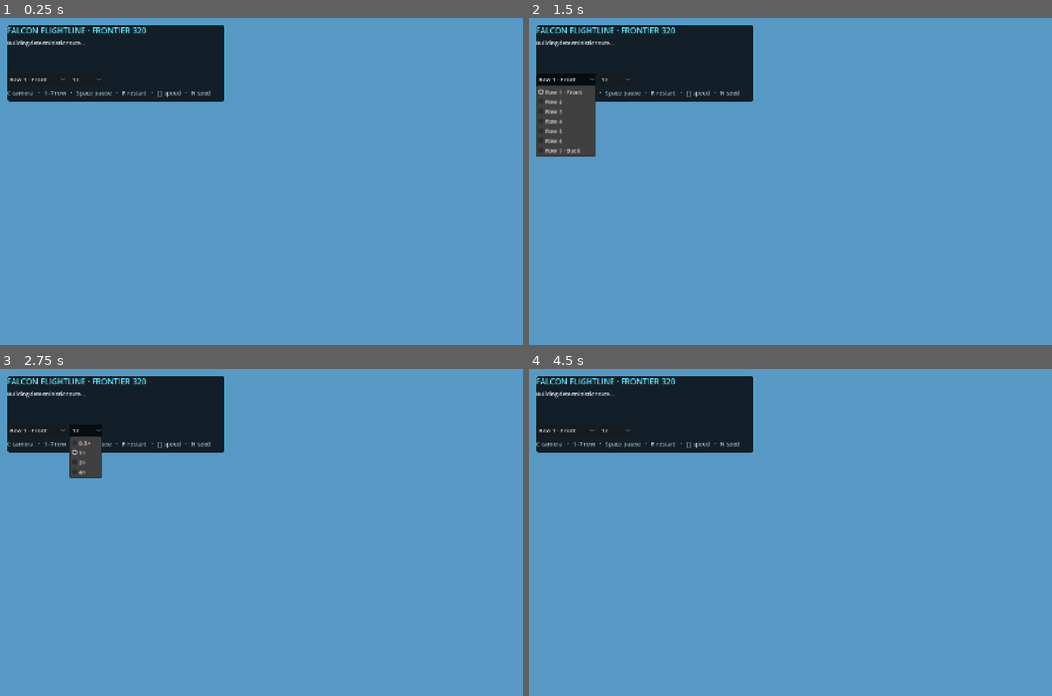
Above: before the commit, frames 1-4 (two rows, left to right).
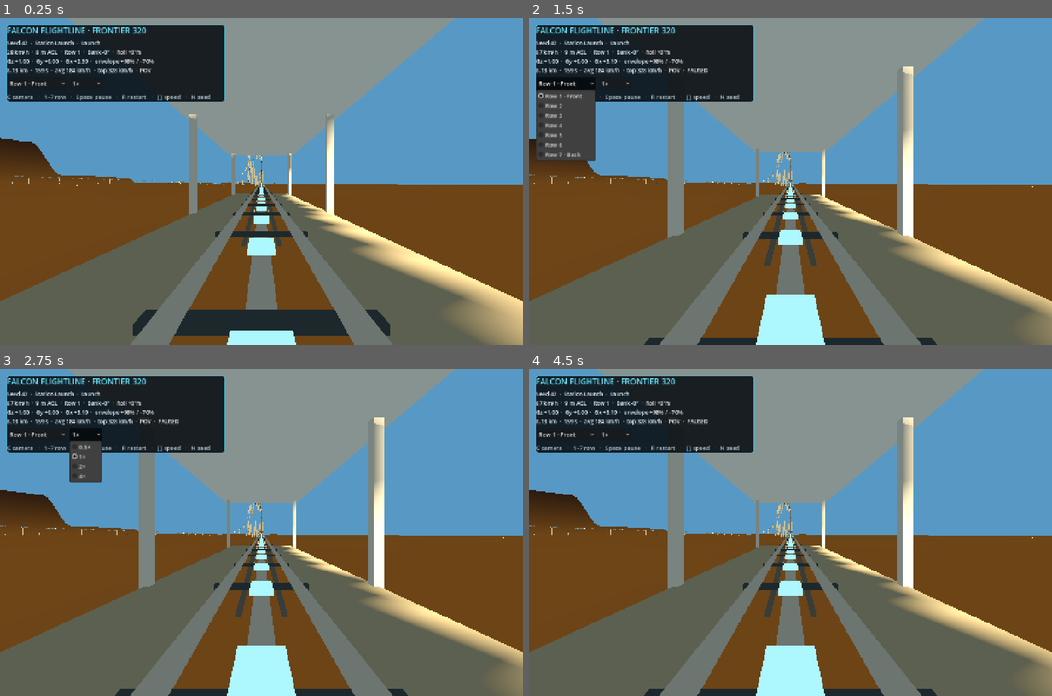
Above: after the commit, the same moments.

Repository: Banrs/Vibe-Coaster
Game: Godot game, scene res://main.tscn
Same seed, same stepped clock (60 frames per second), same inputs: the game is played once before the commit and once after it.
Inputs (mouse positions are in pixels of both pictures, inside the frame that each line leads up to):
- Up to frame 1 (0.25 s): no input
- Up to frame 2 (1.5 s): tap Enter at 0.5 s; move the mouse to (905, 165) at 0.52 s; hold D 0.53-1.25 s; hold Q 0.53-1.25 s; click (905, 165) at 0.67 s; tap Space at 0.77 s; click "Row 1 · Front" at 1.25 s
- Up to frame 3 (2.75 s): click "1×" at 2 s
- Up to frame 4 (4.5 s): tap Space at 2.75, 4.25 s; drag from (685, 548) to (764, 597) at 2.77 s; tap Enter at 3.5 s; move the mouse to (842, 460) at 3.52 s; hold D 3.53-4.25 s; hold Shift 3.53-4.25 s; drag from (764, 597) to (633, 483) at 4.27 s

The runs differ from the first frame. In frame 1, 67% of the frame differs, in the area x 0-100%, y 0-100%; in frame 2, 68%; in frame 3, 68%; in frame 4, 68%.
Error before the commit: Invalid access to property or key 'positions' on a base object of type 'Dictionary'. (res://verify.gd:319)

Commit message:
feat: force-author return-turn-a into its declared band
Raise the first return turn from a 35 deg / 1.22 g arc to a 50-70 deg
bounded strongly banked turn (seed-42: 60 deg core, 2.0 g held), split
the roll-in into two equalised stages to stay inside the roll-rate
envelope, shorten the exit, and spend the role's remaining distance in
a counter-banked sweep that unwinds heading instead of adding length.
Promote the deterministic accepted calibration as the new RETURN_SEED.
All 15 seeds now land return-turn-a at 533.9-534.3 m inside the
declared 420-540 m band; full smoke gate green (route 8132 m, deep-seed
rows clean on loads/roll).

Co-Authored-By: Claude Fable 5 <noreply@anthropic.com>

Diff:
--- a/godot/ride_program.gd
+++ b/godot/ride_program.gd
@@ -19,12 +19,12 @@
 	"height_b_recovery_duration_s",
 ]
 const RETURN_SCALAR_BOUNDS := [
-	[30.0 * PI / 180.0, 52.0 * PI / 180.0], [1.0, 6.5],
+	[50.0 * PI / 180.0, 70.0 * PI / 180.0], [0.55, 6.00],
 	[0.35, 4.0], [60.0 * PI / 180.0, 80.0 * PI / 180.0],
-	[2.0, 12.0], [0.1, 2.0], [0.35, 4.0],
+	[2.0, 12.0], [0.1, 2.0], [0.35, 4.6],
 ]
-const RETURN_SEED := [0.615368689919713, 2.63418618072096, 1.54224626178183,
-	1.13441408936318, 5.54735395961309, 0.913756415135937, 3.54214844259106]
+const RETURN_SEED := [1.04746249688937, 1.25017790590635, 1.65507763577872,
+	1.0471975511966, 6.48573781566998, 0.996333175598368, 3.98838120528104]
 const RETURN_HEIGHT_B_PEAK_G := 3.15821137151466
 const RETURN_TRANSFER_BANK_BIAS_RAD := 7.5 * PI / 180.0
 const RETURN_TOTAL_LENGTH_BAND_M := Vector2(7800.0, 8200.0)
@@ -599,7 +599,7 @@
 	var authored := _return_spans(
 		RETURN_SEED if parameters.is_empty() else parameters, hand, initial_bank_rad)
 	var role_ids := ["turn-a", "height-airtime-a", "turn-b", "height-airtime-b"]
-	var role_ends := [6, 11, 14, 19]
+	var role_ends := [8, 13, 16, 21]
 	var first := 0
 	for role_index in 4:
 		for i in range(first, role_ends[role_index]):
@@ -620,10 +620,18 @@
 	var counter_transfer_bank_rad := -hand * (transfer_bank_rad - transfer_bank_bias_rad)
 	var transfer_mid_bank_rad := lerpf(
 		first_transfer_bank_rad, counter_transfer_bank_rad, 0.6 / 1.6)
+	var counter_transfer_normal := 1.0 / cos(counter_transfer_bank_rad)
 	var turn_a_normal := 1.0 / cos(turn_a_bank_rad)
 	var turn_b_normal := 1.0 / cos(turn_b_bank_rad)
-	var turn_a_entry_s := 1.1
-	var turn_a_roll := (hand * turn_a_bank_rad - initial_bank_rad) \
+	var turn_a_entry_s := 0.75
+	var turn_a_load_s := 0.65
+	var turn_a_bank_rad_signed := hand * turn_a_bank_rad
+	# The strongly banked turn-a cannot be reached in one compact pulse inside the roll-rate
+	# envelope, so the roll-in is split at the duration ratio that equalises both stages.
+	var turn_a_entry_mid_rad := turn_a_bank_rad_signed \
+		* (turn_a_entry_s / (turn_a_entry_s + turn_a_load_s))
+	var turn_a_entry_mid_normal := 1.0 / cos(turn_a_entry_mid_rad)
+	var turn_a_roll := (turn_a_entry_mid_rad - initial_bank_rad) \
 		/ (turn_a_entry_s * COMPACT_PULSE_AREA)
 	var turn_b_bank_rad_signed := -hand * turn_b_bank_rad
 	var turn_b_entry_mid_rad := turn_b_bank_rad_signed * (0.75 / 1.55)
@@ -632,16 +640,22 @@
 	var turn_b_exit_mid_normal := 1.0 / cos(turn_b_exit_mid_rad)
 	return [
 		Motion.span("raceway/turn-a/entry", turn_a_entry_s, "moving",
-			Motion.quintic(1.0, turn_a_normal), Motion.constant(0.0),
+			Motion.quintic(1.0, turn_a_entry_mid_normal), Motion.constant(0.0),
 			Motion.constant(0.0), Motion.compact_pulse(turn_a_roll)),
+		_return_bank_span("raceway/turn-a/load", turn_a_load_s,
+			turn_a_entry_mid_rad, turn_a_bank_rad_signed),
 		_return_span("raceway/turn-a/core", float(v[1]), turn_a_normal, turn_a_normal),
-		_return_bank_span("raceway/turn-a/exit", 0.9,
-			hand * turn_a_bank_rad, first_transfer_bank_rad),
+		_return_bank_span("raceway/turn-a/exit", 0.45,
+			turn_a_bank_rad_signed, first_transfer_bank_rad),
 		_return_bank_span("raceway/turn-a/transfer-bank", 0.6,
 			first_transfer_bank_rad, transfer_mid_bank_rad),
 		_return_bank_span("raceway/turn-a/transfer-cross", 1.0,
 			transfer_mid_bank_rad, counter_transfer_bank_rad),
-		_return_bank_span("raceway/turn-a/transfer-unbank", 0.6,
+		# The counter-banked sweep is what lets the loaded arc stay short: it spends the
+		# role's remaining distance while unwinding heading instead of adding to it.
+		_return_span("raceway/turn-a/counter-sweep", 1.0,
+			counter_transfer_normal, counter_transfer_normal),
+		_return_bank_span("raceway/turn-a/transfer-unbank", 0.7,
 			counter_transfer_bank_rad, 0.0),
 		_return_span("raceway/height-a/pullup", 0.75, 1.0, 3.8),
 		_return_span("raceway/height-a/unload", 1.05, 3.8, -0.45),
